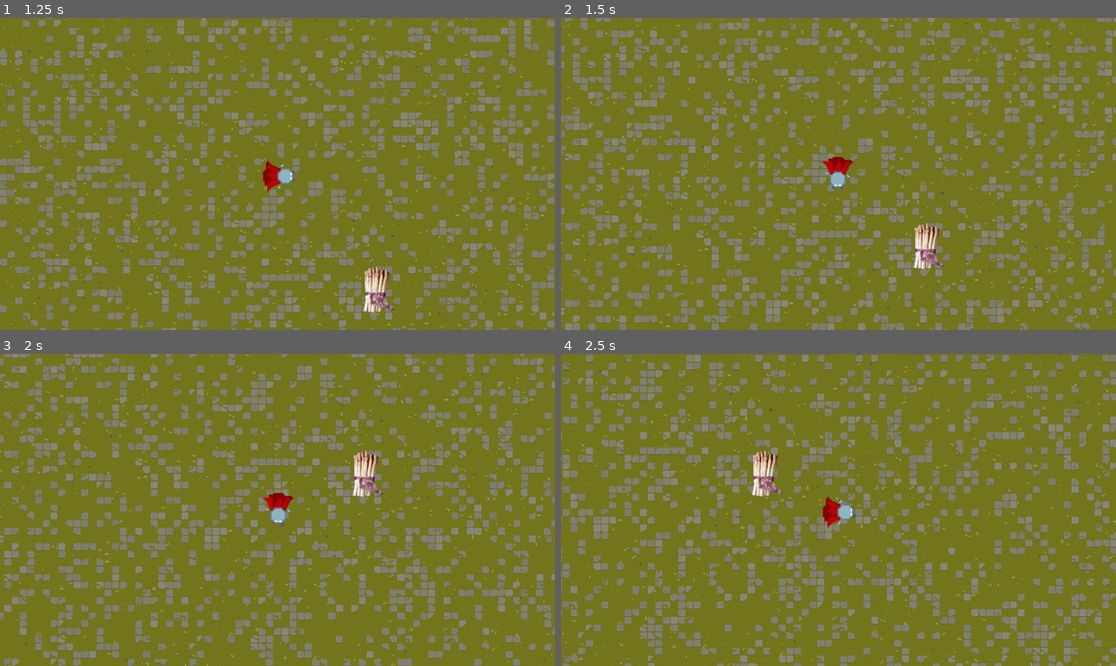
Above: before the commit, frames 1-4 (two rows, left to right).
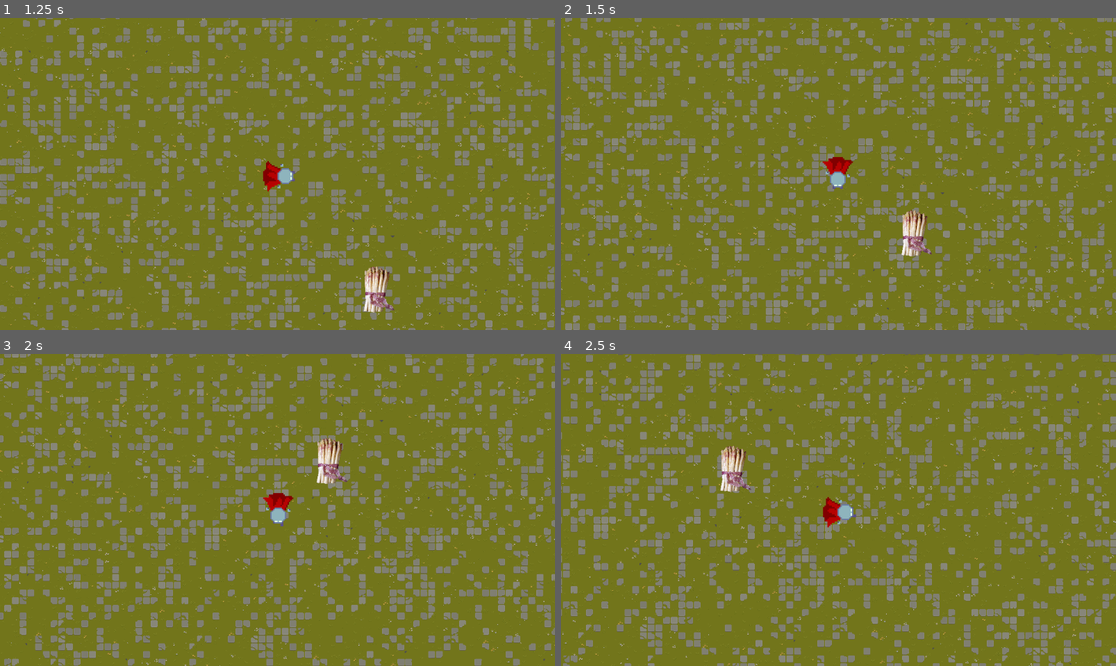
Above: after the commit, the same moments.

Repository: Rattengott/Final-0.75
Game: Godot game, scene res://Map.tscn
Two runs of this game, one before a commit and one after it. Both use one fixed random seed, a clock stepped at 60 frames per second and the inputs below. This scene is started directly instead of the project's main scene.
Inputs (mouse positions are in pixels of both pictures, inside the frame that each line leads up to):
- Up to frame 1 (1.25 s): move the mouse to (399, 158) at 0.52 s; hold D (right) from 0.53 s (still down); tap Space (dash) at 0.6 s
- Up to frame 2 (1.5 s): move the mouse to (727, 189) at 1.27 s; release D (right) at 1.28 s; hold S (down) from 1.28 s (still down); click (727, 189) at 1.35 s
- Up to frame 3 (2 s): keep holding S (down)
- Up to frame 4 (2.5 s): move the mouse to (894, 441) at 2.02 s; release S (down) at 2.03 s; hold D (right) from 2.03 s (still down); tap Space (dash) at 2.1 s

Frame 1 is identical in both runs. In frame 2, 0.9% of the frame differs, in the area x 61-70%, y 61-81%; in frame 3, 1.1%, in the area x 56-70%, y 26-46%; in frame 4, 1.1%.

Commit message:
enemy track

Diff:
--- a/Menü_Änderung/enemy.tscn
+++ b/Menü_Änderung/enemy.tscn
@@ -22,6 +22,7 @@
 [node name="detection_area" type="Area2D" parent="."]
 
 [node name="CollisionShape2D" type="CollisionShape2D" parent="detection_area"]
+scale = Vector2(1.74984, 1.74984)
 shape = SubResource("CircleShape2D_cr5ae")
 debug_color = Color(0.55319, 0.399861, 1, 0.42)
 
